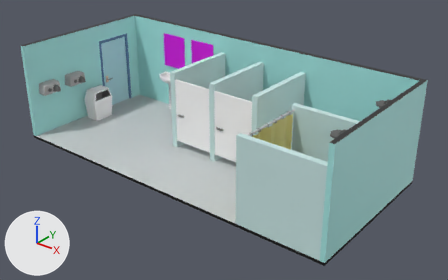
The FBX model Assets/Models/Sets/Baño.fbx: old version first, new version second.
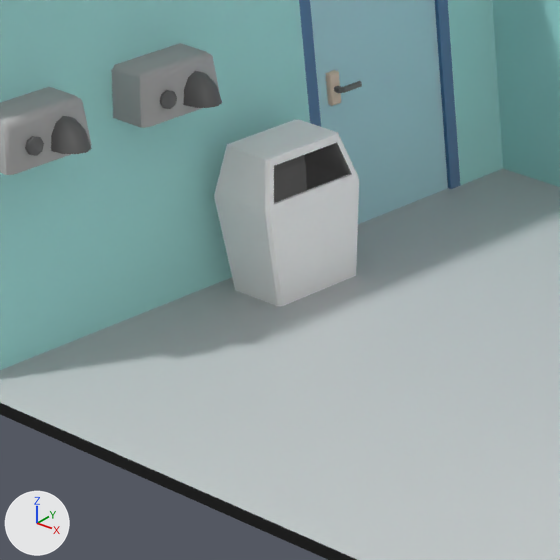
There are two pictures of each version: one whole from a 50 mm camera at (235.2, -276.7, 190.5) aimed at (8.4, 6.9, 14.7), one close up on the part from 10% to 34% of the width and 22% to 61% of the height. Arrows for +X, +Y and +Z are at lower left; the lights stay in place. Where no turn or scale is listed for an object, it has been applied to the vertices. Vertices at the same position are counted once.

Objects in the first close-up: 'CuboBasura', 'CuboBasuraTapa2', 'MarcoPuerta.006', 'Paredes.007', 'PlataformaMovil.006', 'Puerta1.004', 'SecadorManos1', 'SecadorManos2'.
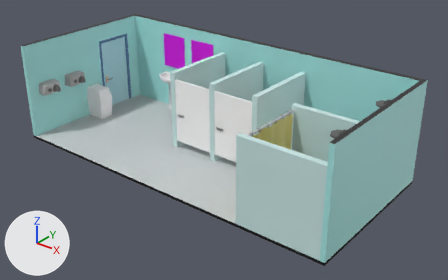
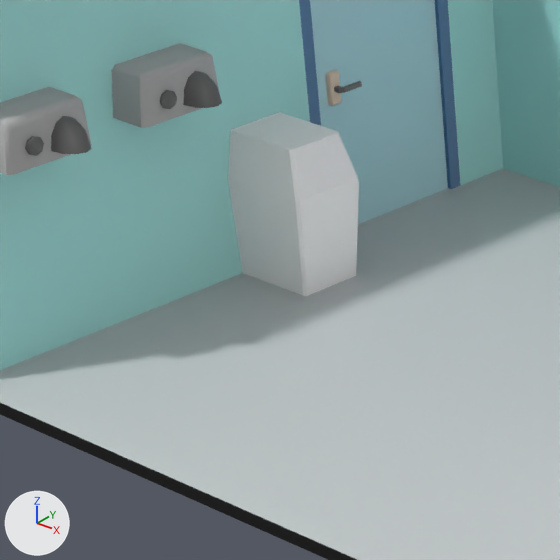
The edits, one by one:
me_cube_221 has 48 vertices, 42 faces and spans x -6.6..5.2, y -8.7..8.7, z -13.9..1.3.
me_cube_221 is used by ob_cubobasura; location (-105.7, 0.9, 16.1).
me_cube_221 part 1: the whole mesh is turned 90 degrees about the z axis through the mesh origin.
me_cube_225 has 44 vertices, 40 faces and spans x -0.3..11.4, y -8.6..8.6, z -0.1..7.0.
me_cube_225 is used by ob_cubobasuratapa2; location (-112.0, 0.9, 17.3).
me_cube_225 part 2: the whole mesh is turned 90 degrees about the z axis through the mesh origin.
Object 'CuboBasura' (ob_cubobasura) moves from (-105.7, 0.9, 16.1) to (-108.8, 4.0, 16.1).
Object 'CuboBasuraTapa2' (ob_cubobasuratapa2) moves from (-112.0, 0.9, 17.3) to (-108.8, -2.3, 17.3).

Pixel boxes (x1, y1, x2, y2) of what changed, in the close-ups (560 x 560 px):
'CuboBasura', mesh turned, moved: before (214, 161, 359, 306); after (228, 178, 359, 296)
'CuboBasuraTapa2', mesh turned, moved: before (215, 120, 358, 212); after (228, 112, 358, 201)
